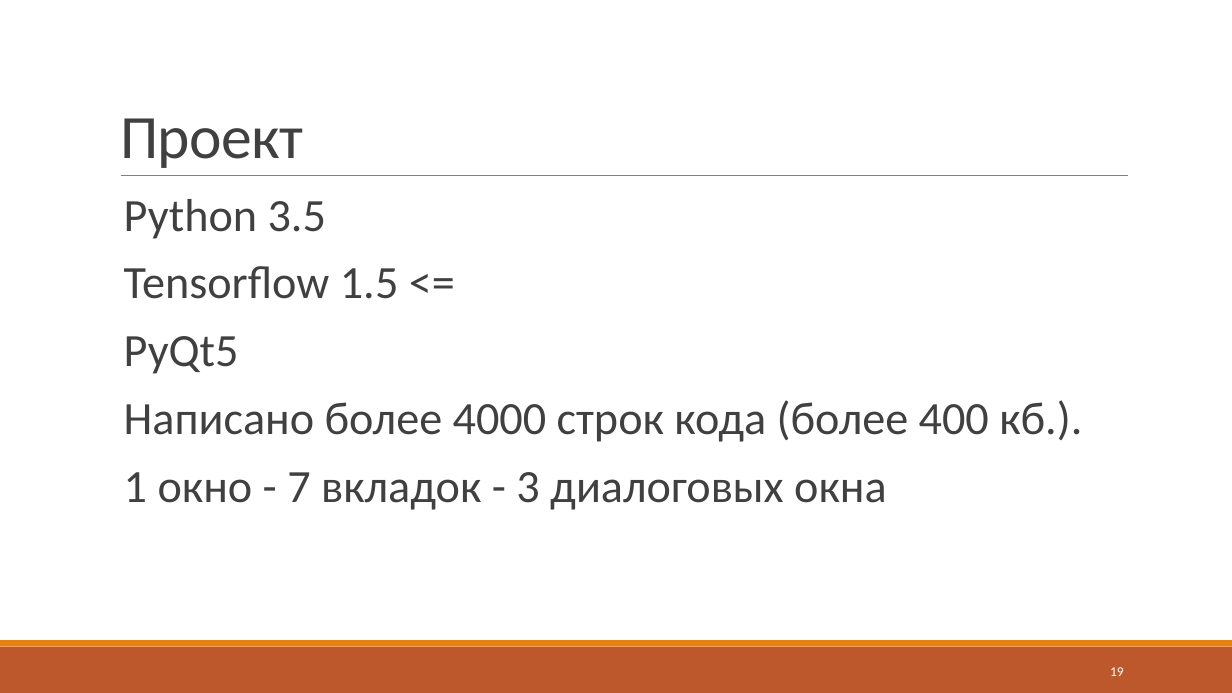
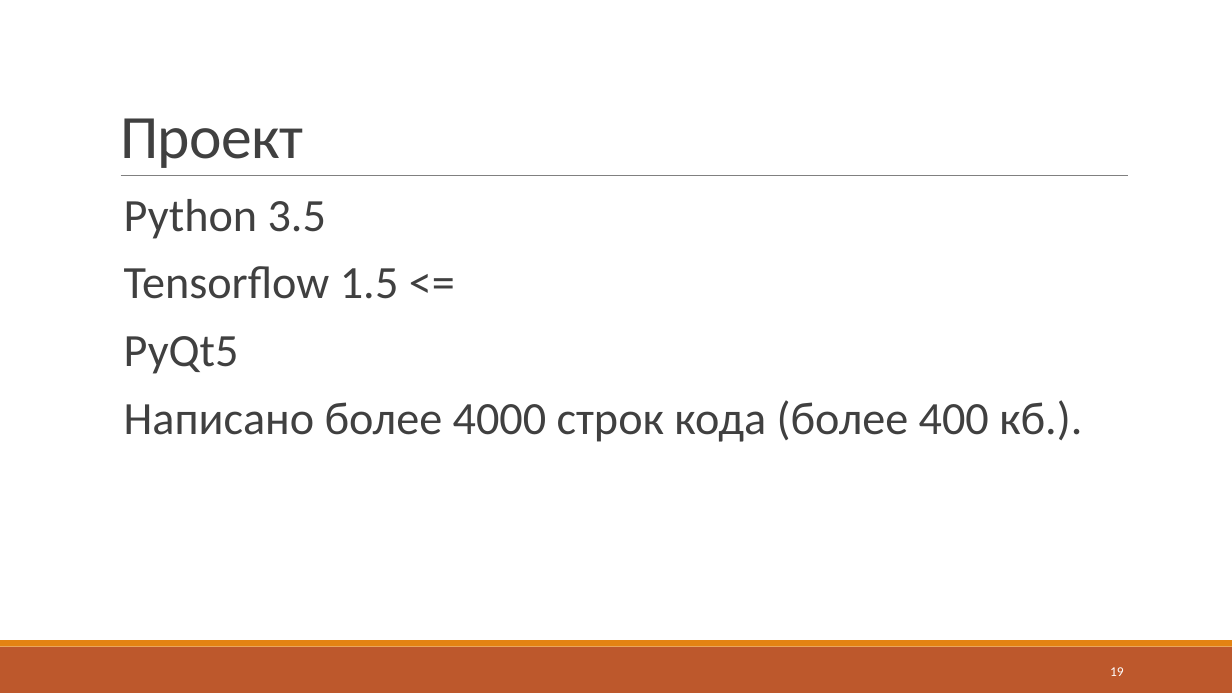
Before and after one commit to J-CITY/METADATA-EXTRACTOR, a slide deck: slide 19 of report.pptx. Drawn at 1232x693 pixels with LibreOffice and Linux fonts; fonts in the diff are those of the drawing. Boxes give left, top, right and bottom in pixels: in the first picture for what was removed or moved away, otherwise in the second. Text is boxed around its words. In the diff, an @@ line names an element or a change of style, - is before the commit and + after.

```diff
--- a/report.pptx
+++ b/report.pptx
@@ text at (124,472,887,510): paragraph removed @@
-  1 окно - 7 вкладок - 3 диалоговых окна
```
Also in this commit, not shown: 3 other slides changed, 1 slide added, 32 other files.
